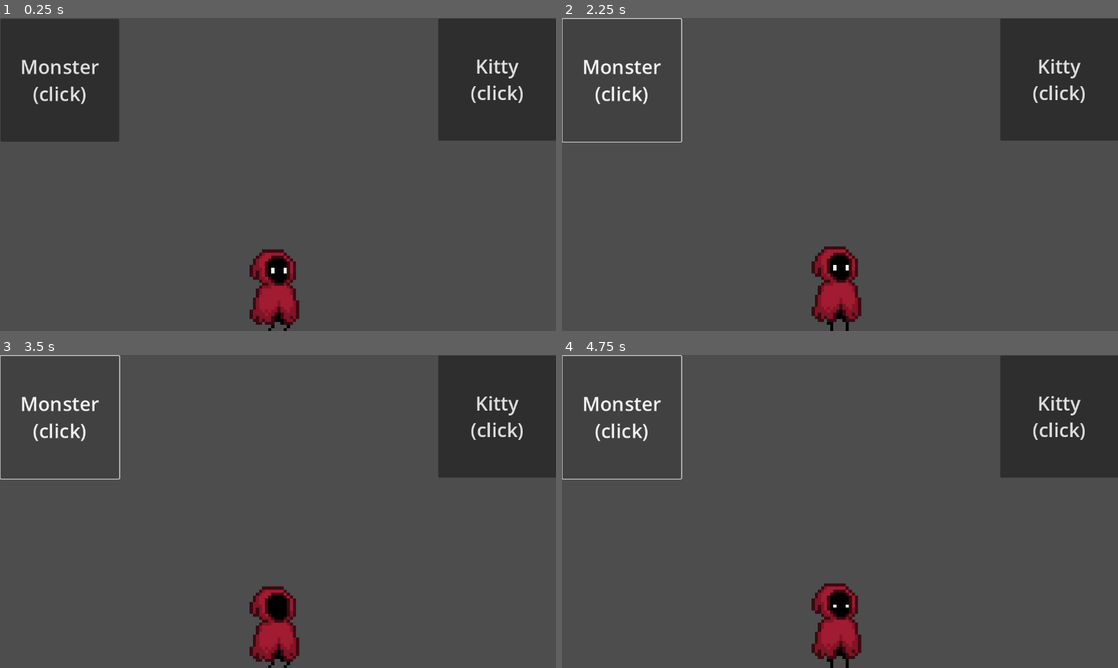
Above: before the commit, frames 1-4 (two rows, left to right).
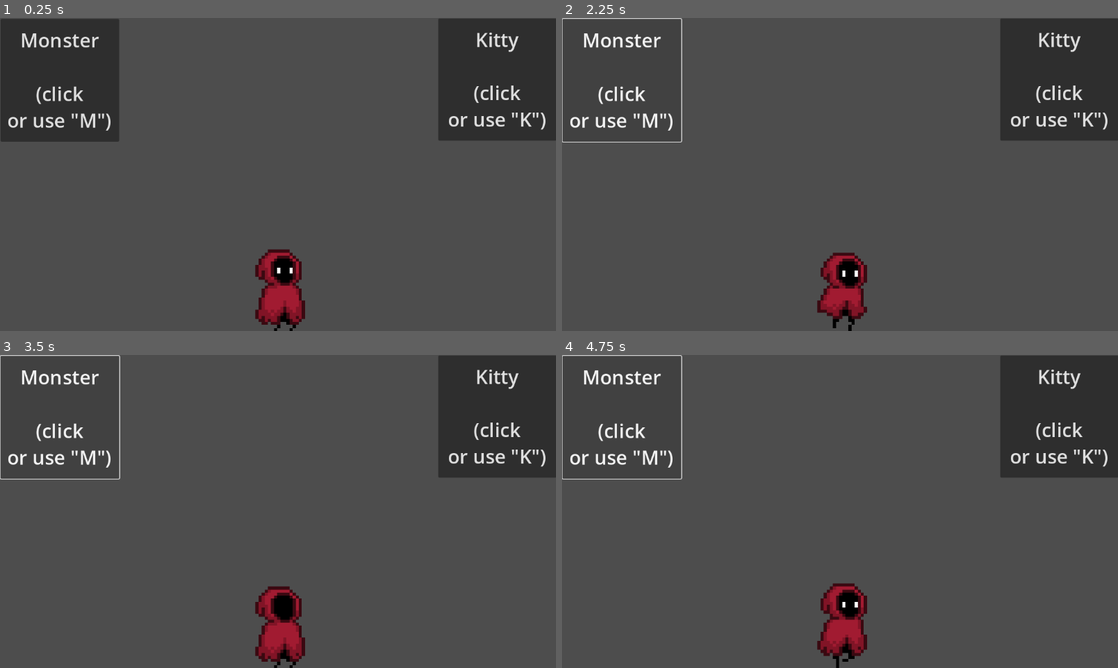
Above: after the commit, the same moments.

Repository: PerformX2/cruz_nicolas_tp1_582301MO
Game: Godot game, scene res://project.godot.tscn
Same seed, same stepped clock (60 frames per second), same inputs: the game is played once before the commit and once after it.
Inputs:
- Up to frame 1 (0.25 s): no input
- Up to frame 2 (2.25 s): click "Kitty (click)" (after the commit: "Kitty (click or use 'K')") at 0.5 s; click "Monster (click)" (after the commit: "Monster (click or use 'M')") at 1.25 s; hold Right (ui_right) from 2.03 s (still down)
- Up to frame 3 (3.5 s): release Right (ui_right) at 2.78 s
- Up to frame 4 (4.75 s): hold Right (ui_right) from 3.53 s (still down)

The runs differ from the first frame. In frame 1, 3.5% of the frame differs, in the area x 1-99%, y 4-100%; in frame 2, 3.7%; in frame 3, 3.5%; in frame 4, 3.7%.

Commit message:
Audio fixing

Diff:
--- a/projet_jeu_nico/character_body_2d.gd
+++ b/projet_jeu_nico/character_body_2d.gd
@@ -4,6 +4,6 @@
 
 func _process(_delta):
 	if Input.is_action_pressed("ui_right"):
-		anim.play("run")
+		anim.play("running")
 	else:
 		anim.play("standing")
--- a/projet_jeu_nico/project.godot
+++ b/projet_jeu_nico/project.godot
@@ -20,6 +20,19 @@
 window/stretch/mode="viewport"
 window/stretch/aspect="expand"
 
+[input]
+
+play_monster={
+"deadzone": 0.2,
+"events": [Object(InputEventKey,"resource_local_to_scene":false,"resource_name":"","device":0,"window_id":0,"alt_pressed":false,"shift_pressed":false,"ctrl_pressed":false,"meta_pressed":false,"pressed":false,"keycode":0,"physical_keycode":77,"key_label":0,"unicode":0,"location":0,"echo":false,"script":null)
+]
+}
+play_kitty={
+"deadzone": 0.2,
+"events": [Object(InputEventKey,"resource_local_to_scene":false,"resource_name":"","device":0,"window_id":0,"alt_pressed":false,"shift_pressed":false,"ctrl_pressed":false,"meta_pressed":false,"pressed":false,"keycode":0,"physical_keycode":75,"key_label":0,"unicode":0,"location":0,"echo":false,"script":null)
+]
+}
+
 [rendering]
 
 renderer/rendering_method="gl_compatibility"
--- a/projet_jeu_nico/project.godot.gd
+++ b/projet_jeu_nico/project.godot.gd
@@ -1,5 +1,8 @@
 extends Control
-
 
 func _on_monster_pressed() -> void:
 	$CanvasLayer/monster/AudioStreamPlayer.play()
+
+
+func _on_kitty_pressed() -> void:
+	$CanvasLayer/kitty/AudioStreamPlayer.play()
--- a/projet_jeu_nico/project.godot.tscn
+++ b/projet_jeu_nico/project.godot.tscn
@@ -256,7 +256,8 @@
 layout_mode = 3
 anchor_right = 1.0
 anchor_bottom = 1.0023
-offset_bottom = -1.49042
+offset_top = -1.0
+offset_bottom = -2.49042
 grow_horizontal = 2
 grow_vertical = 2
 scale = Vector2(1, 1.0023)
@@ -287,11 +288,14 @@
 grow_vertical = 2
 theme_override_font_sizes/font_size = 40
 text = "Monster
-(click)"
+
+(click
+or use \"M\")"
+metadata/_edit_use_anchors_ = true
 
 [node name="AudioStreamPlayer" type="AudioStreamPlayer" parent="CanvasLayer/monster"]
 stream = ExtResource("2_yi46y")
-volume_db = -3.34
+volume_db = -28.611
 
 [node name="kitty" type="Button" parent="CanvasLayer"]
 anchors_preset = -1
@@ -306,14 +310,17 @@
 grow_horizontal = 0
 theme_override_font_sizes/font_size = 40
 text = "Kitty
-(click)"
+
+(click
+or use \"K\")"
+metadata/_edit_use_anchors_ = true
 
 [node name="AudioStreamPlayer" type="AudioStreamPlayer" parent="CanvasLayer/kitty"]
 stream = ExtResource("4_hreph")
 volume_db = -34.99
 
 [node name="CharacterBody2D" type="CharacterBody2D" parent="CanvasLayer"]
-position = Vector2(575, 548)
+position = Vector2(587, 548)
 scale = Vector2(1, 1.0023)
 script = ExtResource("2_8vigj")
 
@@ -322,9 +329,10 @@
 position = Vector2(-2.28882e-05, 2.67029e-05)
 scale = Vector2(6.39288, 6.22824)
 sprite_frames = SubResource("SpriteFrames_loi34")
-animation = &"walking"
+animation = &"running"
 speed_scale = 1.1
 
 [node name="CollisionShape2D" type="CollisionShape2D" parent="CanvasLayer/CharacterBody2D"]
 
 [connection signal="pressed" from="CanvasLayer/monster" to="." method="_on_monster_pressed"]
+[connection signal="pressed" from="CanvasLayer/kitty" to="." method="_on_kitty_pressed"]
--- a/projet_jeu_nico/project.godot_backup1.tscn
+++ b/projet_jeu_nico/project.godot_backup1.tscn
@@ -1,294 +1,4 @@
-[gd_scene load_steps=57 format=3 uid="uid://cq1to4np2yc2e"]
+[gd_scene format=3 uid="uid://cq1to4np2yc2e"]
 
-[ext_resource type="Texture2D" uid="uid://thnexdvje80g" path="res://assets/images/AnimationSheet_Character_split/tile064.png" id="1_pbhk0"]
-[ext_resource type="Script" uid="uid://b8vjsst2ck5tj" path="res://project.godot_backup_1.gd" id="1_tqbm8"]
-[ext_resource type="Texture2D" uid="uid://c24v2jwabhg2o" path="res://assets/images/AnimationSheet_Character_split/tile065.png" id="2_xcu3u"]
-[ext_resource type="Texture2D" uid="uid://cws5xcy5g8byo" path="res://assets/images/AnimationSheet_Character_split/tile066.png" id="3_sp0n5"]
-[ext_resource type="Texture2D" uid="uid://bxp45p184r8hb" path="res://assets/images/AnimationSheet_Character_split/tile067.png" id="4_tqbm8"]
-[ext_resource type="Texture2D" uid="uid://yq46et2tc53l" path="res://assets/images/AnimationSheet_Character_split/tile068.png" id="5_pq3o0"]
-[ext_resource type="Texture2D" uid="uid://qfk6lb57tjb2" path="res://assets/images/AnimationSheet_Character_split/tile069.png" id="6_oqvcd"]
-[ext_resource type="Texture2D" uid="uid://bdtrphasf4ofk" path="res://assets/images/AnimationSheet_Character_split/tile070.png" id="7_8b0to"]
-[ext_resource type="Texture2D" uid="uid://h2sgg0odx520" path="res://assets/images/AnimationSheet_Character_split/tile071.png" id="8_x105l"]
-[ext_resource type="Texture2D" uid="uid://b6bag3xikf0jd" path="res://assets/images/AnimationSheet_Character_split/tile032.png" id="9_7ehyi"]
-[ext_resource type="Texture2D" uid="uid://d07fwa67qfs8a" path="res://assets/images/AnimationSheet_Character_split/tile033.png" id="10_530dr"]
-[ext_resource type="Texture2D" uid="uid://chwaaog4ynmnh" path="res://assets/images/AnimationSheet_Character_split/tile034.png" id="11_bnuvt"]
-[ext_resource type="Texture2D" uid="uid://cfoauuqsea8my" path="res://assets/images/AnimationSheet_Character_split/tile035.png" id="12_7ow3c"]
-[ext_resource type="Texture2D" uid="uid://c1yqdc746lwlm" path="res://assets/images/AnimationSheet_Character_split/tile036.png" id="13_yx4up"]
-[ext_resource type="Texture2D" uid="uid://bmljxb8gm7n7k" path="res://assets/images/AnimationSheet_Character_split/tile037.png" id="14_mto67"]
-[ext_resource type="Texture2D" uid="uid://v371dq7kso4p" path="res://assets/images/AnimationSheet_Character_split/tile040.png" id="15_ty1fp"]
-[ext_resource type="Texture2D" uid="uid://crx1dhrtxy1rh" path="res://assets/images/AnimationSheet_Character_split/tile041.png" id="16_m1p34"]
-[ext_resource type="Texture2D" uid="uid://cc700hlcp260b" path="res://assets/images/AnimationSheet_Character_split/tile042.png" id="17_maheo"]
-[ext_resource type="Texture2D" uid="uid://bo7k30snb2vvu" path="res://assets/images/AnimationSheet_Character_split/tile043.png" id="18_iy7p4"]
-[ext_resource type="Texture2D" uid="uid://m8b56e1jwwpn" path="res://assets/images/AnimationSheet_Character_split/tile044.png" id="19_yjggn"]
-[ext_resource type="Texture2D" uid="uid://csrwwcnp57obm" path="res://assets/images/AnimationSheet_Character_split/tile045.png" id="20_cv4py"]
-[ext_resource type="Texture2D" uid="uid://b2fy8n6jypm0t" path="res://assets/images/AnimationSheet_Character_split/tile046.png" id="21_jgsx0"]
-[ext_resource type="Texture2D" uid="uid://bg3n0a2lvcova" path="res://assets/images/AnimationSheet_Character_split/tile047.png" id="22_67er0"]
-[ext_resource type="Texture2D" uid="uid://v3k4t2mhidcl" path="res://assets/images/AnimationSheet_Character_split/tile056.png" id="23_8y1se"]
-[ext_resource type="Texture2D" uid="uid://b8qmp1nsyalta" path="res://assets/images/AnimationSheet_Character_split/tile057.png" id="24_5nad5"]
-[ext_resource type="Texture2D" uid="uid://dytiqdy3bhad" path="res://assets/images/AnimationSheet_Character_split/tile058.png" id="25_yu6u4"]
-[ext_resource type="Texture2D" uid="uid://d13ywskia6pff" path="res://assets/images/AnimationSheet_Character_split/tile059.png" id="26_3xshq"]
-[ext_resource type="Texture2D" uid="uid://d0pirgtbtfya6" path="res://assets/images/AnimationSheet_Character_split/tile060.png" id="27_037f6"]
-[ext_resource type="Texture2D" uid="uid://cp35oalerhkwr" path="res://assets/images/AnimationSheet_Character_split/tile061.png" id="28_xlahw"]
-[ext_resource type="Texture2D" uid="uid://w4kdq5nf18pj" path="res://assets/images/AnimationSheet_Character_split/tile062.png" id="29_40h8c"]
-[ext_resource type="Texture2D" uid="uid://caih01vp5kttp" path="res://assets/images/AnimationSheet_Character_split/tile063.png" id="30_fwrto"]
-[ext_resource type="Texture2D" uid="uid://ddlhf62eyg1pq" path="res://assets/images/AnimationSheet_Character_split/tile024.png" id="31_34lmw"]
-[ext_resource type="Texture2D" uid="uid://dugexoxea6i65" path="res://assets/images/AnimationSheet_Character_split/tile025.png" id="32_sxmpa"]
-[ext_resource type="Texture2D" uid="uid://bde53s4n6v62i" path="res://assets/images/AnimationSheet_Character_split/tile026.png" id="33_wt3p2"]
-[ext_resource type="Texture2D" uid="uid://dwxn0xwx647cj" path="res://assets/images/AnimationSheet_Character_split/tile027.png" id="34_m5miv"]
-[ext_resource type="Texture2D" uid="uid://3jxwvqc1gl45" path="res://assets/images/AnimationSheet_Character_split/tile028.png" id="35_dcodk"]
-[ext_resource type="Texture2D" uid="uid://ce3ssarrlhwbv" path="res://assets/images/AnimationSheet_Character_split/tile029.png" id="36_lkyjd"]
-[ext_resource type="Texture2D" uid="uid://bcny4cia0cg7" path="res://assets/images/AnimationSheet_Character_split/tile030.png" id="37_shwai"]
-[ext_resource type="Texture2D" uid="uid://bli0b6xlrub81" path="res://assets/images/AnimationSheet_Character_split/tile031.png" id="38_f7t6k"]
-[ext_resource type="Texture2D" uid="uid://b2oyiihqyahkp" path="res://assets/images/AnimationSheet_Character_split/tile000.png" id="39_1b1k6"]
-[ext_resource type="Texture2D" uid="uid://bknapo5jvrqnv" path="res://assets/images/AnimationSheet_Character_split/tile001.png" id="40_ebyt7"]
-[ext_resource type="Texture2D" uid="uid://n10fydo0ext7" path="res://assets/images/AnimationSheet_Character_split/tile008.png" id="41_vra8u"]
-[ext_resource type="Texture2D" uid="uid://c210vvhbxernr" path="res://assets/images/AnimationSheet_Character_split/tile009.png" id="42_7d58p"]
-[ext_resource type="Texture2D" uid="uid://go0i2wiprmgn" path="res://assets/images/AnimationSheet_Character_split/tile048.png" id="43_gfx1t"]
-[ext_resource type="Texture2D" uid="uid://cjox64apmrrk1" path="res://assets/images/AnimationSheet_Character_split/tile049.png" id="44_p42se"]
-[ext_resource type="Texture2D" uid="uid://bc5pn63v4kltk" path="res://assets/images/AnimationSheet_Character_split/tile050.png" id="45_xubpw"]
-[ext_resource type="Texture2D" uid="uid://djf2sgmfoui08" path="res://assets/images/AnimationSheet_Character_split/tile051.png" id="46_8lcbw"]
-[ext_resource type="Texture2D" uid="uid://cml3mxiht8h0s" path="res://assets/images/AnimationSheet_Character_split/tile053.png" id="47_el4cj"]
-[ext_resource type="Texture2D" uid="uid://ma68i4mvwe4x" path="res://assets/images/AnimationSheet_Character_split/tile016.png" id="48_m2om1"]
-[ext_resource type="Texture2D" uid="uid://bds5udcysb6qj" path="res://assets/images/AnimationSheet_Character_split/tile017.png" id="49_p0q5n"]
-[ext_resource type="Texture2D" uid="uid://drv55bpe4puuq" path="res://assets/images/AnimationSheet_Character_split/tile018.png" id="50_8ic14"]
-[ext_resource type="Texture2D" uid="uid://w43q00cpjbgc" path="res://assets/images/AnimationSheet_Character_split/tile019.png" id="51_uiagu"]
-[ext_resource type="Script" uid="uid://bx4pg6r8uo7ro" path="res://animated_sprite_2d.gd" id="52_j81h6"]
-[ext_resource type="AudioStream" uid="uid://baradexnunv0h" path="res://assets/audio/baligator3.wav" id="53_sp0n5"]
-[ext_resource type="AudioStream" uid="uid://b5urlirt705t0" path="res://assets/audio/Kittendistress.wav" id="54_tqbm8"]
-
-[sub_resource type="SpriteFrames" id="SpriteFrames_loi34"]
-animations = [{
-"frames": [{
-"duration": 1.0,
-"texture": ExtResource("1_pbhk0")
-}, {
-"duration": 1.0,
-"texture": ExtResource("2_xcu3u")
-}, {
-"duration": 1.0,
-"texture": ExtResource("3_sp0n5")
-}, {
-"duration": 1.0,
-"texture": ExtResource("4_tqbm8")
-}, {
-"duration": 1.0,
-"texture": ExtResource("5_pq3o0")
-}, {
-"duration": 1.0,
-"texture": ExtResource("6_oqvcd")
-}, {
-"duration": 1.0,
-"texture": ExtResource("7_8b0to")
-}, {
-"duration": 1.0,
-"texture": ExtResource("8_x105l")
-}],
-"loop": true,
-"name": &"attack",
-"speed": 5.0
-}, {
-"frames": [{
-"duration": 1.0,
-"texture": ExtResource("9_7ehyi")
-}, {
-"duration": 1.0,
-"texture": ExtResource("10_530dr")
-}, {
-"duration": 1.0,
-"texture": ExtResource("11_bnuvt")
-}, {
-"duration": 1.0,
-"texture": ExtResource("12_7ow3c")
-}, {
-"duration": 1.0,
-"texture": ExtResource("13_yx4up")
-}, {
-"duration": 1.0,
-"texture": ExtResource("14_mto67")
-}],
-"loop": true,
-"name": &"crouching",
-"speed": 5.0
-}, {
-"frames": [{
-"duration": 1.0,
-"texture": ExtResource("15_ty1fp")
-}, {
-"duration": 1.0,
-"texture": ExtResource("16_m1p34")
-}, {
-"duration": 1.0,
-"texture": ExtResource("17_maheo")
-}, {
-"duration": 1.0,
-"texture": ExtResource("18_iy7p4")
-}, {
-"duration": 1.0,
-"texture": ExtResource("19_yjggn")
-}, {
-"duration": 1.0,
-"texture": ExtResource("20_cv4py")
-}, {
-"duration": 1.0,
-"texture": ExtResource("21_jgsx0")
-}, {
-"duration": 1.0,
-"texture": ExtResource("22_67er0")
-}],
-"loop": true,
-"name": &"jumping",
-"speed": 5.0
-}, {
-"frames": [{
-"duration": 1.0,
-"texture": ExtResource("23_8y1se")
-}, {
-"duration": 1.0,
-"texture": ExtResource("24_5nad5")
-}, {
-"duration": 1.0,
-"texture": ExtResource("25_yu6u4")
-}, {
-"duration": 1.0,
-"texture": ExtResource("26_3xshq")
-}, {
-"duration": 1.0,
-"texture": ExtResource("27_037f6")
-}, {
-"duration": 1.0,
-"texture": ExtResource("28_xlahw")
-}, {
-"duration": 1.0,
-"texture": ExtResource("29_40h8c")
-}, {
-"duration": 1.0,
-"texture": ExtResource("30_fwrto")
-}],
-"loop": true,
-"name": &"lying on the floor",
-"speed": 5.0
-}, {
-"frames": [{
-"duration": 1.0,
-"texture": ExtResource("31_34lmw")
-}, {
-"duration": 1.0,
-"texture": ExtResource("32_sxmpa")
-}, {
-"duration": 1.0,
-"texture": ExtResource("33_wt3p2")
-}, {
-"duration": 1.0,
-"texture": ExtResource("34_m5miv")
-}, {
-"duration": 1.0,
-"texture": ExtResource("35_dcodk")
-}, {
-"duration": 1.0,
-"texture": ExtResource("36_lkyjd")
-}, {
-"duration": 1.0,
-"texture": ExtResource("37_shwai")
-}, {
-"duration": 1.0,
-"texture": ExtResource("38_f7t6k")
-}],
-"loop": true,
-"name": &"running",
-"speed": 5.0
-}, {
-"frames": [{
-"duration": 1.0,
-"texture": ExtResource("39_1b1k6")
-}, {
-"duration": 1.0,
-"texture": ExtResource("40_ebyt7")
-}, {
-"duration": 1.0,
-"texture": ExtResource("41_vra8u")
-}, {
-"duration": 1.0,
-"texture": ExtResource("42_7d58p")
-}],
-"loop": true,
-"name": &"standing",
-"speed": 5.0
-}, {
-"frames": [{
-"duration": 1.0,
-"texture": ExtResource("43_gfx1t")
-}, {
-"duration": 1.0,
-"texture": ExtResource("44_p42se")
-}, {
-"duration": 1.0,
-"texture": ExtResource("45_xubpw")
-}, {
-"duration": 1.0,
-"texture": ExtResource("46_8lcbw")
-}, {
-"duration": 1.0,
-"texture": ExtResource("47_el4cj")
-}],
-"loop": true,
-"name": &"vanishing",
-"speed": 5.0
-}, {
-"frames": [{
-"duration": 1.0,
-"texture": ExtResource("48_m2om1")
-}, {
-"duration": 1.0,
-"texture": ExtResource("49_p0q5n")
-}, {
-"duration": 1.0,
-"texture": ExtResource("50_8ic14")
-}, {
-"duration": 1.0,
-"texture": ExtResource("51_uiagu")
-}],
-"loop": true,
-"name": &"walking",
-"speed": 5.0
-}]
-
-[node name="Control" type="Control"]
-layout_mode = 3
-anchors_preset = 15
-anchor_right = 1.0
-anchor_bottom = 1.0
-grow_horizontal = 2
-grow_vertical = 2
-script = ExtResource("1_tqbm8")
-
-[node name="Button" type="Button" parent="."]
-layout_mode = 0
-offset_left = 11.0
-offset_top = 12.0
-offset_right = 67.0
-offset_bottom = 69.0
-
-[node name="AnimatedSprite2D" type="AnimatedSprite2D" parent="Button"]
-position = Vector2(564, 593)
-scale = Vector2(2.64063, 2.64063)
-sprite_frames = SubResource("SpriteFrames_loi34")
-animation = &"running"
-speed_scale = 1.1
-script = ExtResource("52_j81h6")
-
-[node name="Button2" type="Button" parent="."]
-layout_mode = 0
-offset_left = 91.0
-offset_right = 216.0
-offset_bottom = 125.0
-
-[node name="AudioStreamPlayer" type="AudioStreamPlayer" parent="Button2"]
-stream = ExtResource("53_sp0n5")
-
-[node name="Button3" type="Button" parent="."]
-offset_left = 248.0
-offset_right = 373.0
-offset_bottom = 125.0
-
-[node name="AudioStreamPlayer" type="AudioStreamPlayer" parent="Button3"]
-stream = ExtResource("54_tqbm8")
+[node name="_VBoxContainer_228805" type="VBoxContainer"]
+visible = false
Not shown, changed: docs/index.html
Not shown, changed: docs/index.pck
